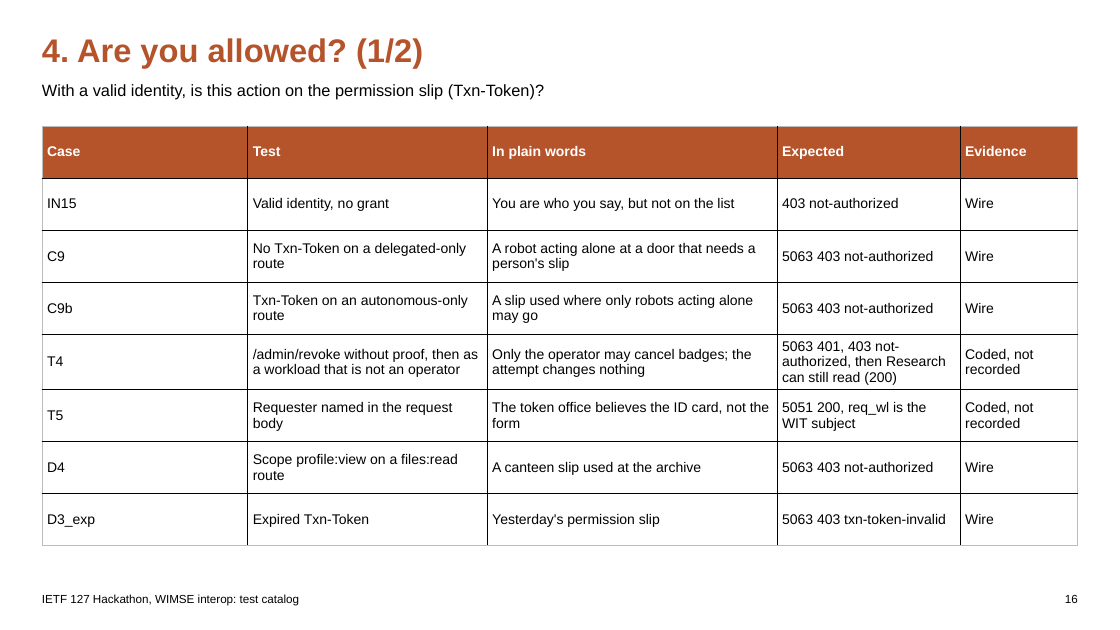
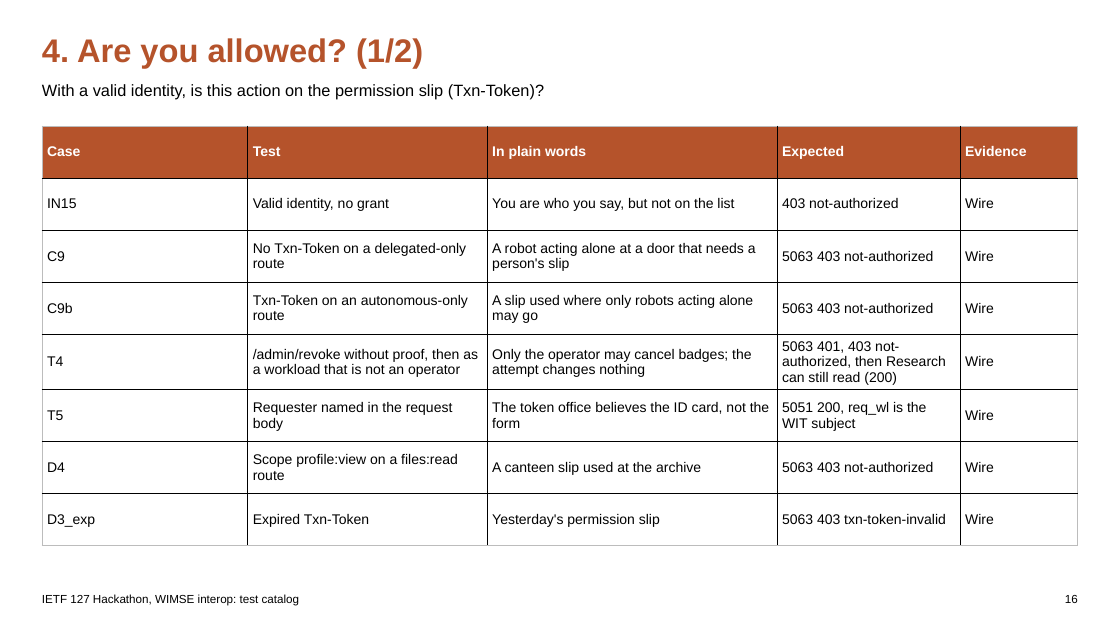
Before and after one commit to apelov/IETF127-Hackathon-AI2II-WIMSE, a slide deck: slide 16 of IETF127_WIMSE_Test_Catalog.pptx. Drawn at 1120x630 pixels with LibreOffice and Linux fonts; fonts in the diff are those of the drawing. Boxes give left, top, right and bottom in pixels: in the first picture for what was removed or moved away, otherwise in the second. Text is boxed around its words. In the diff, an @@ line names an element or a change of style, - is before the commit and + after.

```diff
--- a/IETF127_WIMSE_Test_Catalog.pptx
+++ b/IETF127_WIMSE_Test_Catalog.pptx
@@ table at (42, 126, 1078, 543) @@
-row 5, column 5: Coded, not recorded
+row 5, column 5: Wire
-row 6, column 5: Coded, not recorded
+row 6, column 5: Wire
```
Also in this commit, not shown: 5 other slides changed, 25 other files.
